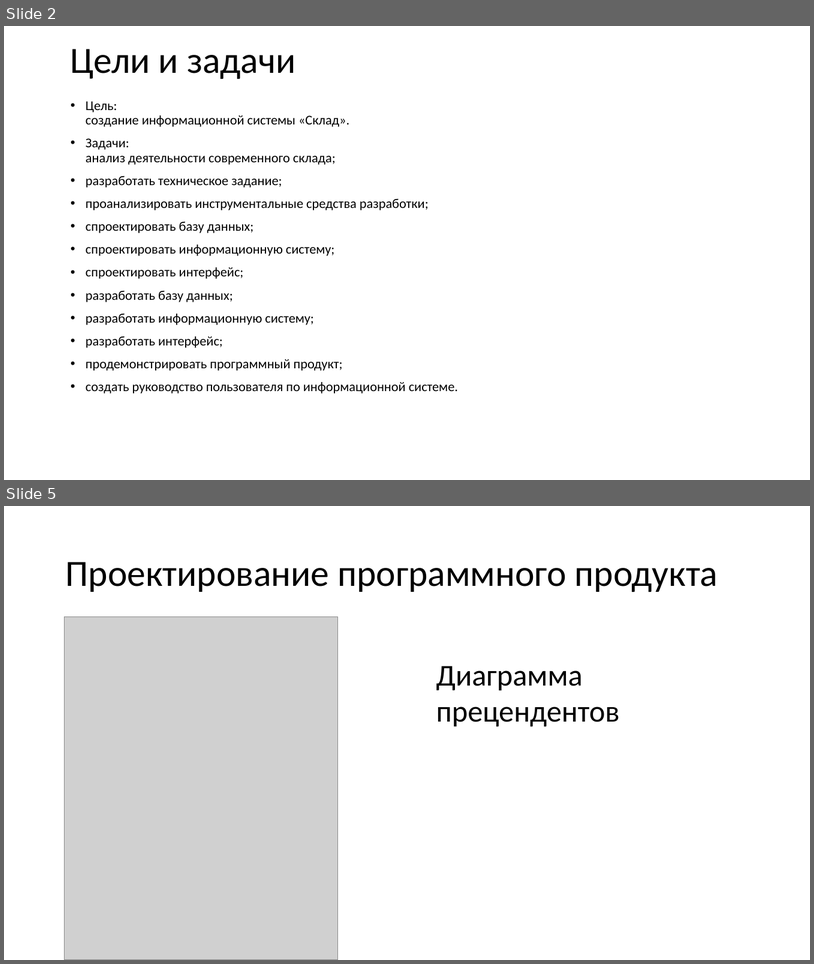
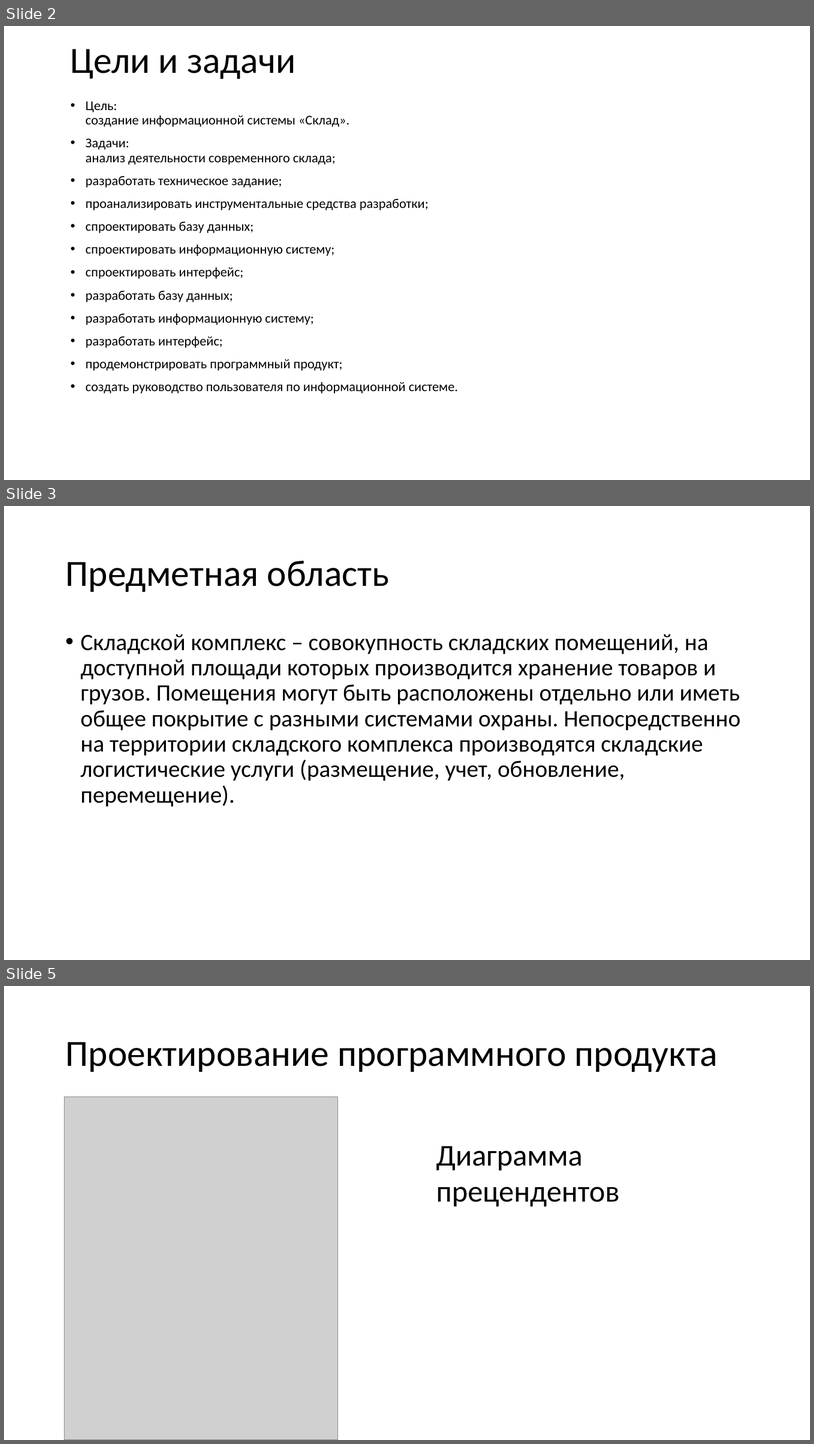
Before and after one commit to ChiCha10-11/Kursovoy, a slide deck: Курсовая работа.pptx. Shown one above the other, each under a label of ours: slides 2 and 5 before the commit, slides 2, 3 and 5 after it; the slides between them are not shown. The pictures are 814x964 and 814x1444 pixels, drawn with LibreOffice and Linux fonts; fonts in the diff are those of the drawing; grey boxes stand for pictures. Boxes give left, top, right and bottom in pixels: in the first picture for what was removed or moved away, otherwise in the second. Text is boxed around its words. In the diff, an @@ line names an element or a change of style, - is before the commit and + after.

```diff
--- a/Курсовая работа.pptx
+++ b/Курсовая работа.pptx
@@ slide 3 added at [4,506,810,960], background #FFFFFF @@
@@ title added at [65,561,390,592], 44 pt, text #000000 @@
+Предметная область
@@ text added at [81,634,741,807], 28 pt, text #000000 @@
+• Складской комплекс – совокупность складских помещений, на доступной площади которых производится хранение товаров и грузов. Помещения могут быть расположены отдельно или иметь общее покрытие с разными системами охраны. Непосредственно на территории складского комплекса производятся складские логистические услуги (размещение, учет, обновление, перемещение).
```
Also in this commit, not shown: 3 slides changed, 1 slide removed.
